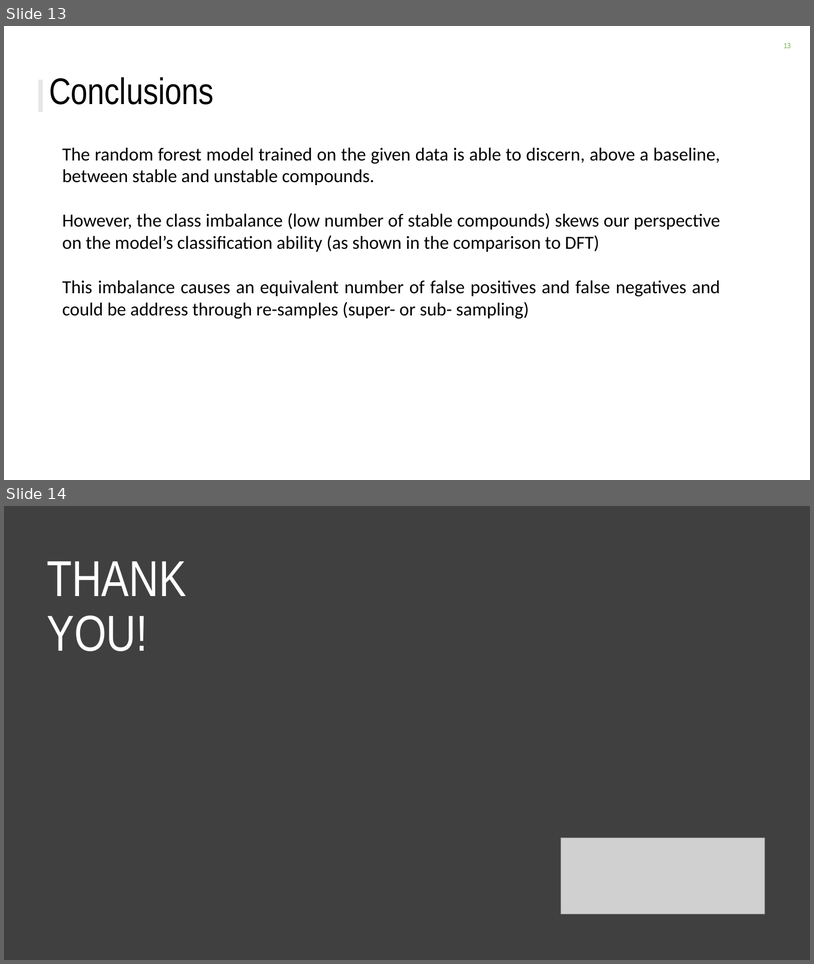
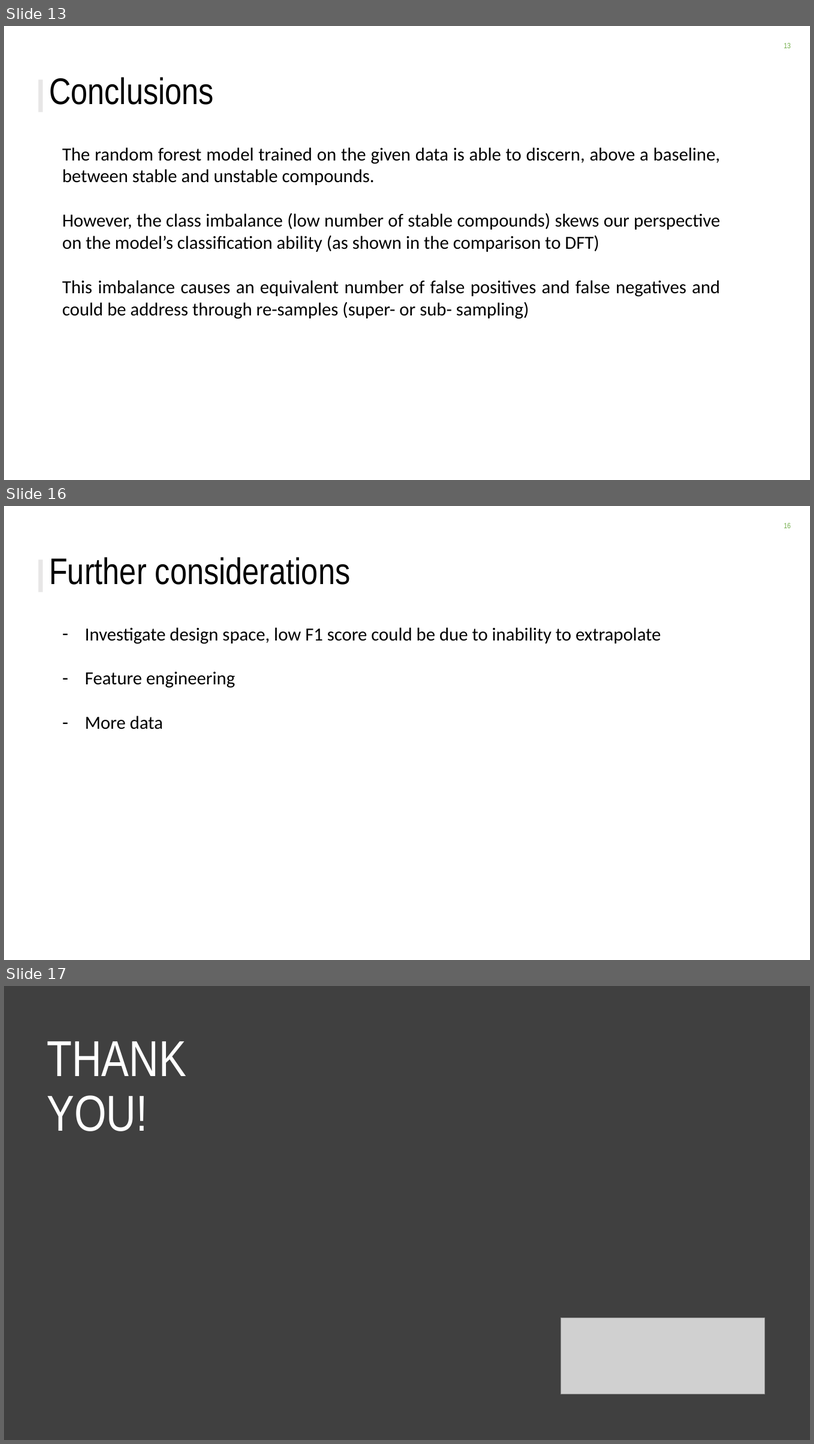
Before and after one commit to ckborg/DSE_challenge, a slide deck: DSE_challenge_slides.pptx. Shown one above the other, each under a label of ours: slides 13 and 14 before the commit, slides 13, 16 and 17 after it; the slides between them are not shown. The pictures are 814x964 and 814x1444 pixels, drawn with LibreOffice and Linux fonts; fonts in the diff are those of the drawing; grey boxes stand for pictures; background and template pictures are left out. Boxes give left, top, right and bottom in pixels: in the first picture for what was removed or moved away, otherwise in the second. Text is boxed around its words. In the diff, an @@ line names an element or a change of style, - is before the commit and + after.

```diff
--- a/DSE_challenge_slides.pptx
+++ b/DSE_challenge_slides.pptx
@@ slide 16 added at (4,506,810,960), background #FFFFFF; not listed: 2 template elements that a slide beside it also shows @@
@@ title added at (49,557,351,585), 44 pt, text #000000 @@
+Further considerations
@@ text added at (85,627,661,729), 22 pt, text #000000 @@
+– Investigate design space, low F1 score could be due to inability to extrapolate
+– Feature engineering
+– More data
@@ what was slide 14 is now slide 17 @@
```
Also in this commit, not shown: 7 slides changed, 2 other slides added, 5 slides removed, 1 other file.
